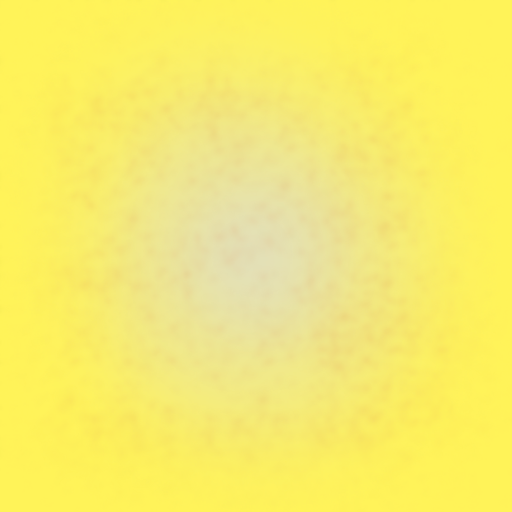
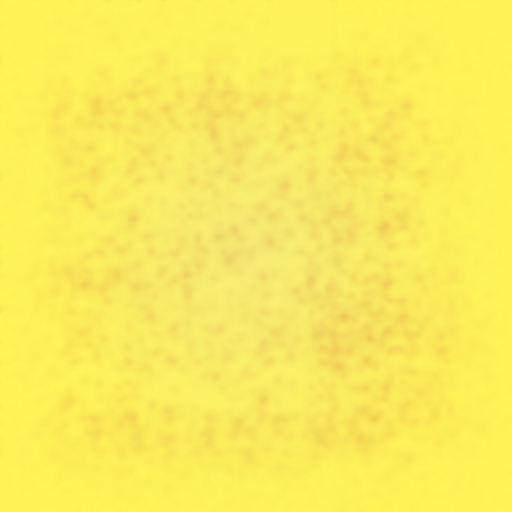
Two versions of the same layered image (w=512, h=512). Layer-by-layer changes:
"Layer 2 copy 13": opacity 35% → 80% over [0, 0, 512, 512]
"clair": opacity 100% → 30% over [0, 0, 512, 512]
